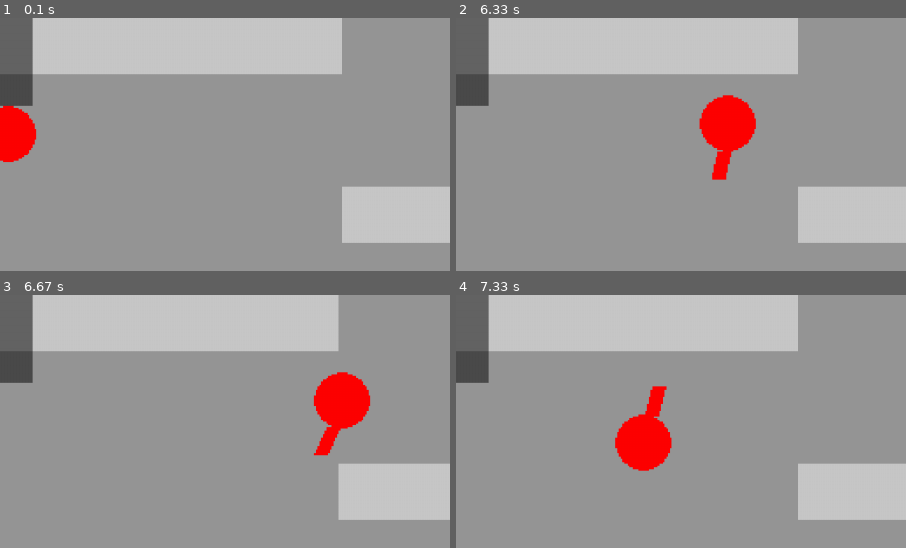
Above: before the commit, frames 1-4 (two rows, left to right).
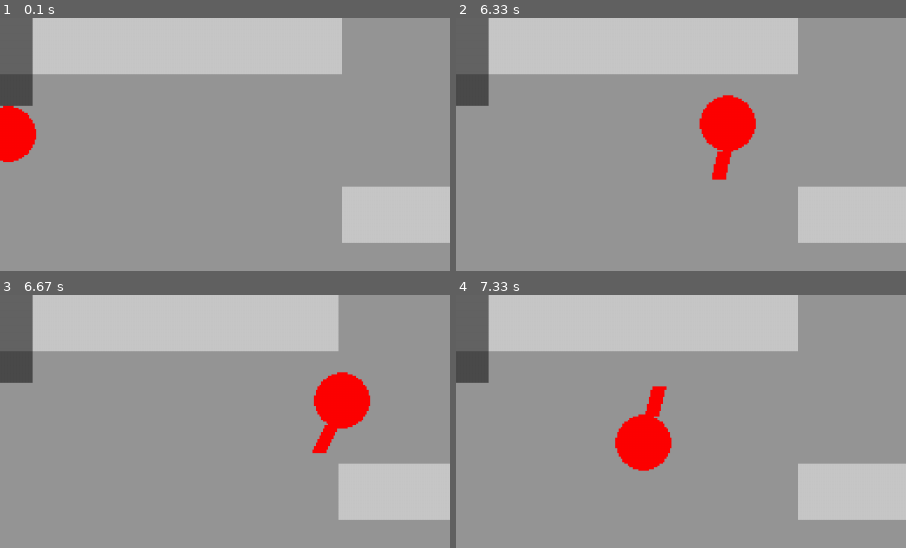
Above: after the commit, the same moments.

Repository: RLangendam/pygame
Game: pygame game, started from main.py
Same seed, same stepped clock (60 frames per second), same inputs: the game is played once before the commit and once after it.
Inputs (mouse positions are % of the whole screen's width and height, from its top left):
- Up to frame 1 (0.1 s): no input
- Up to frame 2 (6.33 s): hold D 0.33-0.8 s; move the mouse to (46, 54) at 0.37 s; hold W 0.83-1.13 s; move the mouse to (26, 51) at 0.87 s; press the mouse at (62, 59) at 1.2 s; move the mouse to (43, 36) at 1.3 s; release the mouse at (24, 13) at 1.43 s; hold D 1.5-1.97 s; click (52, 16) at 1.58 s; hold A 2-2.53 s; click (45, 76) at 2.08 s; hold S 2.57-2.87 s; click (47, 33) at 2.65 s; hold A 2.9-3.3 s; click (36, 29) at 2.98 s; hold W 3.33-3.7 s; click (76, 41) at 3.42 s; hold D 3.73-4.37 s; click (81, 48) at 3.82 s; hold S 4.4-4.77 s; click (71, 32) at 4.48 s; hold A 4.8-5.27 s; click (21, 31) at 4.88 s; hold D 5.3-5.77 s; click (54, 46) at 5.38 s; hold W 5.8-6.1 s; click (21, 44) at 5.88 s; hold D from 6.13 s (still down); click (35, 79) at 6.22 s
- Up to frame 3 (6.67 s): release D at 6.6 s; hold A from 6.63 s (still down)
- Up to frame 4 (7.33 s): click (20, 87) at 6.72 s; release A at 7.17 s; hold S from 7.2 s (still down); click (34, 17) at 7.28 s
The pictures show only the part of the screen within x 12-62%, y 0-50%; the shares and areas given below are measured in that part.

Frames 1-2 are identical in both runs. In frame 3, 0.2% of the frame differs, in the area x 69-76%, y 51-64%; in frame 4, nothing differs.

Commit message:
Use mouse and keyboard events consistently.

Diff:
--- a/source/camera.py
+++ b/source/camera.py
@@ -44,8 +44,7 @@
         screen_dimensions = (self.screen.get_width(), self.screen.get_height())
         pygame.transform.scale(self.image, screen_dimensions, self.screen)
 
-    def get_mouse_pos(self) -> tuple[int, int]:
-        pos = pygame.mouse.get_pos()
+    def from_screen_pos(self, pos: tuple[int, int]) -> tuple[int, int]:
         x = pos[0] * self.rect.width // self.screen.get_width()
         y = pos[1] * self.rect.height // self.screen.get_height()
         return x + self.rect.x, y + self.rect.y
--- a/source/game.py
+++ b/source/game.py
@@ -29,16 +29,47 @@
         self.weapon = Weapon(self.weapon_group, self.constants, self.player)
 
         self.camera = Camera(self.constants, self.screen, self.level, self.player)
-        self.weapon.set_camera(self.camera)  # Set the camera for the weapon
 
         self.hud = HUD(self.constants, self.player, self.weapon)
         self.hud_group = pygame.sprite.GroupSingle(self.hud)  # type: ignore
 
+    def handle_events(self):
+        for event in pygame.event.get():
+            if event.type == pygame.QUIT:
+                self.running = False
+            elif event.type == pygame.MOUSEBUTTONDOWN:
+                self.weapon.start_firing_projectiles()
+            elif event.type == pygame.MOUSEBUTTONUP:
+                self.weapon.stop_firing_projectiles()
+            elif event.type == pygame.MOUSEMOTION:
+                new_mouse_pos = self.camera.from_screen_pos(event.pos)
+                self.weapon.update_mouse_position(new_mouse_pos)
+            elif event.type == pygame.KEYDOWN:
+                if event.key == pygame.K_ESCAPE:
+                    self.running = False
+                elif event.key == pygame.K_w:
+                    self.player.start_moving_up()
+                elif event.key == pygame.K_s:
+                    self.player.start_moving_down()
+                elif event.key == pygame.K_a:
+                    self.player.start_moving_left()
+                elif event.key == pygame.K_d:
+                    self.player.start_moving_right()
+            elif event.type == pygame.KEYUP:
+                if event.key == pygame.K_w:
+                    self.player.stop_moving_up()
+                elif event.key == pygame.K_s:
+                    self.player.stop_moving_down()
+                elif event.key == pygame.K_a:
+                    self.player.stop_moving_left()
+                elif event.key == pygame.K_d:
+                    self.player.stop_moving_right()
+
     def run(self):
-        running = True
+        self.running = True
 
         maximum_frame_time = 1 + int(1 / self.constants.fps * 1000)
-        while running:
+        while self.running:
             dt = self.clock.tick(self.constants.fps)
 
             if dt > maximum_frame_time:
@@ -46,13 +77,7 @@
                     f"Warning: Frame time {dt}ms exceeds target frame time {maximum_frame_time}ms."
                 )
 
-            for event in pygame.event.get():
-                if event.type == pygame.QUIT:
-                    running = False
-                elif event.type == pygame.MOUSEBUTTONDOWN:
-                    self.weapon.start_firing_projectiles()
-                elif event.type == pygame.MOUSEBUTTONUP:
-                    self.weapon.stop_firing_projectiles()
+            self.handle_events()
 
             self.object_group.update(dt)
             self.player_group.update(dt)
--- a/source/player.py
+++ b/source/player.py
@@ -18,11 +18,11 @@
         self.level = level  # Store the level reference
         self.health = 100
         self.inventory = {"Item": 0}
+        self.movement_x = 0
+        self.movement_y = 0
 
     def update(self, dt: int):
-        x, y = self.get_movement_direction()
-
-        dx, dy = self.deltas_from_direction(x, y, dt)
+        dx, dy = self.deltas_from_direction(dt)
         if dx == 0 and dy == 0:
             return
 
@@ -35,6 +35,30 @@
             return
 
         self.pickup_items()
+
+    def start_moving_up(self):
+        self.movement_y -= 1
+
+    def start_moving_down(self):
+        self.movement_y += 1
+
+    def start_moving_left(self):
+        self.movement_x -= 1
+
+    def start_moving_right(self):
+        self.movement_x += 1
+
+    def stop_moving_up(self):
+        self.movement_y += 1
+
+    def stop_moving_down(self):
+        self.movement_y -= 1
+
+    def stop_moving_left(self):
+        self.movement_x += 1
+
+    def stop_moving_right(self):
+        self.movement_x -= 1
 
     def get_obstacles(self):
         return self.level.get_obstacles()
@@ -86,30 +110,17 @@
                 dy = 0
         return dx, dy
 
-    def get_movement_direction(self):
-        keys = pygame.key.get_pressed()
-        x, y = 0, 0
-        if keys[pygame.K_LEFT] or keys[pygame.K_a]:
-            x -= 1
-        if keys[pygame.K_RIGHT] or keys[pygame.K_d]:
-            x += 1
-        if keys[pygame.K_UP] or keys[pygame.K_w]:
-            y -= 1
-        if keys[pygame.K_DOWN] or keys[pygame.K_s]:
-            y += 1
-        return x, y
-
-    def deltas_from_direction(self, x: int, y: int, dt: int) -> tuple[int, int]:
-        if x != 0 and y != 0:
+    def deltas_from_direction(self, dt: int) -> tuple[int, int]:
+        if self.movement_x != 0 and self.movement_y != 0:
             # Diagonal movement: 0.141 = sqrt(2) * 200 / 1000
             distance = int(0.141 * dt)
-        elif x == 0 and y == 0:
+        elif self.movement_x == 0 and self.movement_y == 0:
             return 0, 0  # No movement
         else:
             distance = int(0.2 * dt)  # Calculate distance to move based on dt
 
-        dx = x * distance
-        dy = y * distance
+        dx = self.movement_x * distance
+        dy = self.movement_y * distance
         return dx, dy
 
     def pickup_items(self):
--- a/source/weapon.py
+++ b/source/weapon.py
@@ -19,9 +19,13 @@
         self.ammo = 10
         self.firing_projectiles = False
         self.last_fired = 0
+        self.mouse_pos = (0, 0)
+
+    def update_mouse_position(self, mouse_pos: tuple[int, int]):
+        self.mouse_pos = mouse_pos
 
     def update(self, dt: int):
-        mouse_x, mouse_y = self.camera.get_mouse_pos()
+        mouse_x, mouse_y = self.mouse_pos
         dx = mouse_x - self.player.rect.centerx
         dy = mouse_y - self.player.rect.centery
         # Protect against division by zero during normalization
@@ -52,9 +56,6 @@
 
         self.update_firing_projectiles(direction, dt)
 
-    def set_camera(self, camera: Camera):
-        self.camera = camera
-
     def start_firing_projectiles(self):
         self.firing_projectiles = True
 
